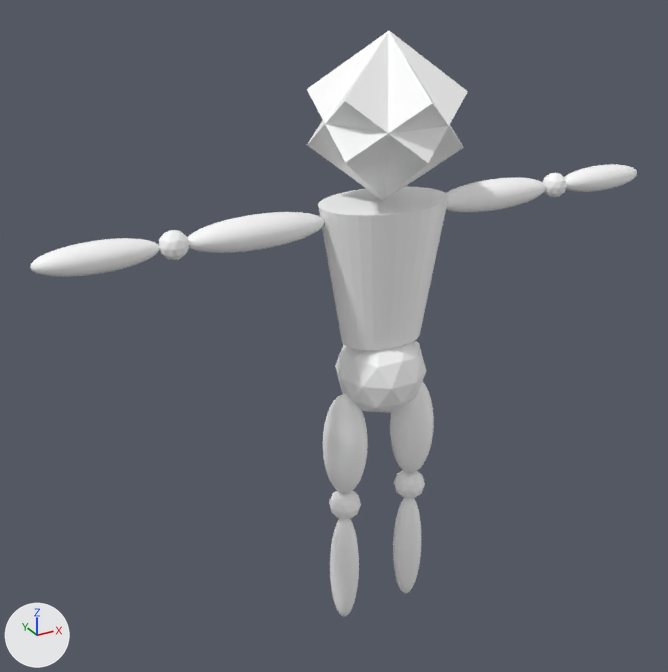
The glTF model game/models/fire_pose_playerrig.glb as it was, and as the next commit left it.
Both versions are drawn from a camera (50 mm lens) standing at (-2.38, -3.8, 3.08) and looking at (-0.28, 0.0, 1.17). The lights are fixed; the arrows at lower left show +X, +Y and +Z. Where no turn or scale is listed for an object, it has been applied to the vertices. Vertices at the same position are counted once.
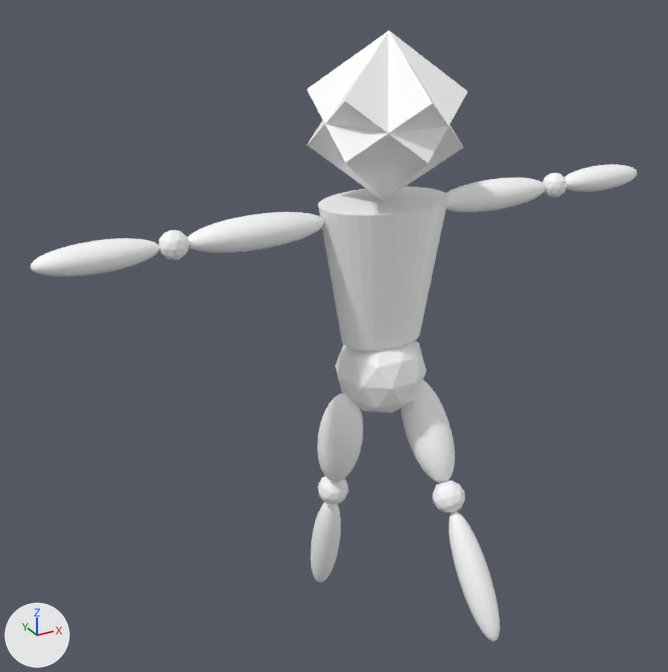
The newer file is also turned or shifted as a whole; pictures and numbers use the older file's frame.

Pixel boxes [x1, y1, x2, y2] of what changed, in the pictures (668 x 672 px; the box of a moved part takes in the faces that stretch with it):
'Cylinder.002', reshaped (20% wider)
    before: [307, 31, 468, 616]
    after: [307, 31, 500, 641]
part 1 of me_cylinder_002, moved or reshaped
    before: [394, 470, 425, 499]
    after: [433, 481, 465, 513]
part 2 of me_cylinder_002, moved or reshaped
    before: [329, 490, 361, 519]
    after: [318, 476, 349, 504]
part 3 of me_cylinder_002, added
    after: [449, 511, 500, 641]
part 4 of me_cylinder_002, added
    after: [311, 502, 341, 583]
part 5 of me_cylinder_002, deleted
    before: [393, 498, 422, 593]
part 6 of me_cylinder_002, deleted
    before: [330, 519, 359, 616]
part 7 of me_cylinder_002, moved or reshaped
    before: [323, 381, 434, 493]
    after: [317, 380, 455, 483]

Edits to the bpy script that builds the scene:
```text
Change me_cylinder_002:
    used by ob_cylinder_002; location = (0.0, 0.0, 0.0)
    remove me_cylinder_002.from_pydata(...)  # 2134 vertices, 4228 faces; spans x -0.35..0.35, y -0.38..0.38, z -0.65..2.65
    add me_cylinder_002.from_pydata(...)  # 2134 vertices, 4228 faces; spans x -0.35..0.35, y -0.86..0.38, z -0.61..2.65
    me_cylinder_002 part 1: the loose piece of 42 vertices spanning x 0.12..0.3, y -0.09..0.09, z 0.05..0.23 is turned -36.7 degrees about the x axis through its middle, then moved by (0.0, -0.38, 0.13)
    me_cylinder_002 part 2: the loose piece of 42 vertices spanning x -0.3..-0.12, y -0.09..0.09, z 0.05..0.23 is turned 12.4 degrees about the x axis through its middle, then moved by (0.0, 0.14, 0.02)
    me_cylinder_002 part 3: a new loose piece of 482 vertices spanning x 0.13..0.3, y -0.86..-0.42, z -0.37..0.21, in mat_defaultmaterial_001
    me_cylinder_002 part 4: a new loose piece of 482 vertices spanning x -0.3..-0.13, y 0.12..0.34, z -0.61..0.08, in mat_defaultmaterial_001
    me_cylinder_002 part 5: the loose piece of 482 vertices spanning x 0.13..0.3, y -0.08..0.08, z -0.65..0.06 is deleted
    me_cylinder_002 part 6: the loose piece of 482 vertices spanning x -0.3..-0.13, y -0.08..0.08, z -0.65..0.06 is deleted
    me_cylinder_002 part 7: 15 vertices moved within x -0.33..0.3, y -0.02..0.04, z 0.46..0.82; 917 vertices removed from x -0.34..0.34, y -0.12..0.12, z 0.22..0.82; 917 vertices added at x -0.34..0.34, y -0.36..0.19, z 0.23..0.83
```
